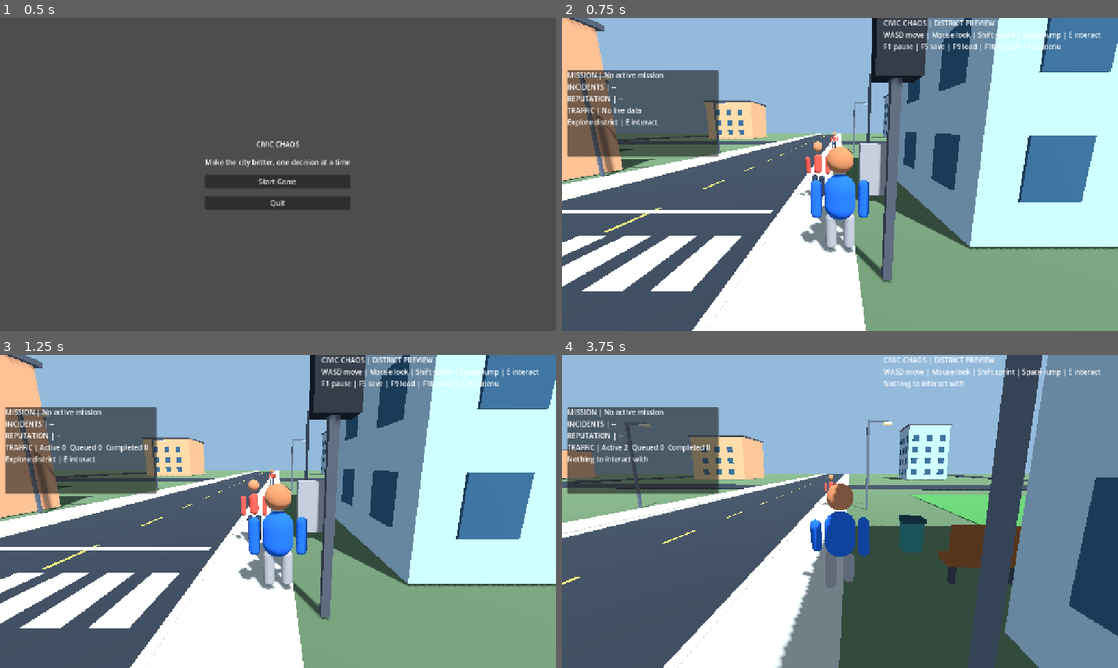
Above: before the commit, frames 1-4 (two rows, left to right).
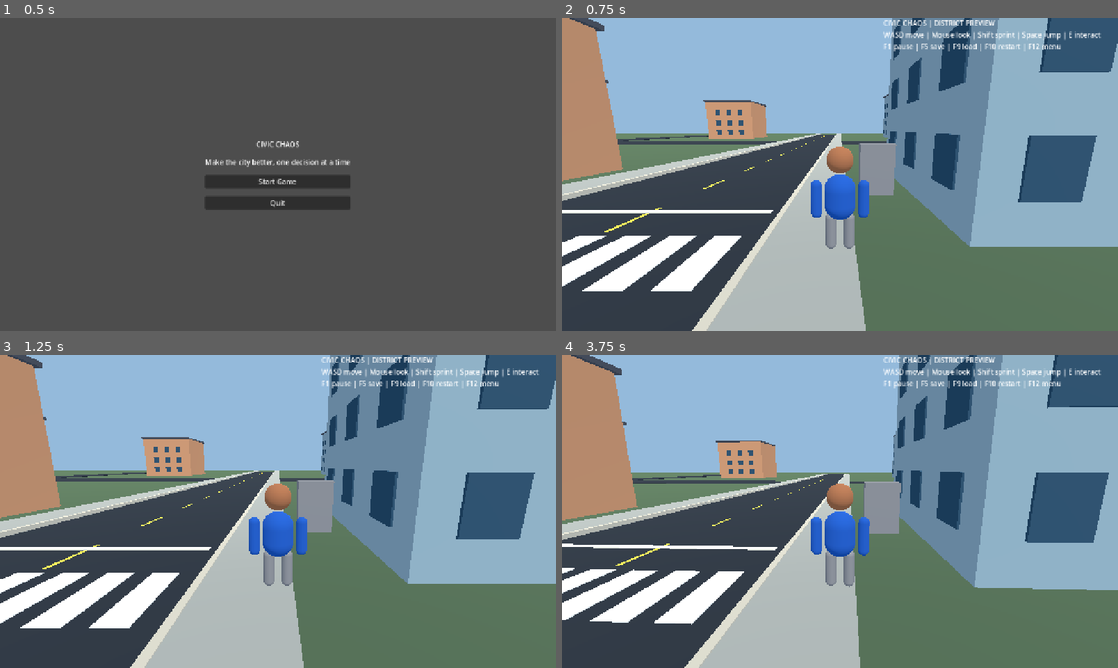
Above: after the commit, the same moments.

Repository: gauravprajapat-23/civic-chaos
Game: Godot game, scene res://scenes/core/menu.tscn
The game is run twice, just before and just after one commit, with the same random seed, the same clock (stepped at 60 frames per second) and the same inputs.
Inputs (mouse positions are in pixels of both pictures, inside the frame that each line leads up to):
- Up to frame 1 (0.5 s): no input
- Up to frame 2 (0.75 s): click "Start Game" at 0.5 s
- Up to frame 3 (1.25 s): no input
- Up to frame 4 (3.75 s): tap Enter at 1.25 s; move the mouse to (867, 511) at 1.27 s; hold E (interact, bound only before the commit) 1.28-2.03 s; hold W (move_forward, bound only before the commit) from 1.28 s (still down); tap Space (jump, bound only before the commit) at 1.52, 2.27 s; move the mouse to (812, 511) at 2.02 s; tap Shift (sprint, bound only before the commit) at 2.1, 3.6 s; move the mouse to (851, 505) at 2.77 s; hold E (interact, bound only before the commit) 2.78-3.53 s; move the mouse to (834, 517) at 3.52 s

Frame 1 is identical in both runs. In frame 2, 73% of the frame differs, in the area x 0-100%, y 0-100%; in frame 3, 73%; in frame 4, 84%.
Error after the commit: Parse Error: Could not parse global class "CivicTrafficSpawner" from "res://scripts/traffic/traffic_spawner.gd". (res://scripts/core/main.gd:77)

Commit message:
fix(traffic): block buildings/props and actor-occupied vehicle spawns

Diff:
--- a/scripts/traffic/traffic_spawner.gd
+++ b/scripts/traffic/traffic_spawner.gd
@@ -186,6 +186,10 @@
 	}
 
 func _spawn_occupied(candidate: CivicVehicleAgent) -> bool:
+    # Validate full oriented collider volume: player, pedestrians, cars, props.
+    # Vehicle footprint helper ignores supporting road/terrain floor surfaces.
+    if candidate.footprint_blocked_at(candidate.global_transform):
+        return true
 	for other in active_vehicles:
 		if not is_instance_valid(other) or not other.active:
 			continue
--- a/scripts/traffic/vehicle_agent.gd
+++ b/scripts/traffic/vehicle_agent.gd
@@ -118,12 +118,6 @@
     var collision_shape := collision_body.get_node_or_null("CollisionShape3D") as CollisionShape3D
     if collision_shape == null or collision_shape.shape == null:
         return false
-    var space := get_world_3d().direct_space_state
-    var query := PhysicsShapeQueryParameters3D.new()
-    query.shape = collision_shape.shape
-    query.collision_mask = 2 | 4 | 8
-    query.exclude = [collision_body.get_rid()]
-    query.margin = 0.02
     var original_index := current_route_index
     var original_distance := lane_distance_m
     var remaining := travel
@@ -150,8 +144,47 @@
         var tangent: Vector3 = location["tangent"]
         var heading := atan2(-tangent.x, -tangent.z)
         var basis := Basis(Vector3.UP, heading)
-        query.transform = Transform3D(basis, location["position"] + basis * collision_shape.position)
-        if not space.intersect_shape(query, 1).is_empty():
+        if footprint_blocked_at(Transform3D(basis, location["position"])):
+            return true
+    return false
+
+## Reused by spawn validation and movement: floors support the car,
+## while pedestrians, other cars, buildings, walls and street furniture block it.
+## This is a footprint *overlap* query, not rigid-body vehicle physics.
+func footprint_blocked_at(vehicle_transform: Transform3D) -> bool:
+    if not is_inside_tree():
+        return false
+    var body: StaticBody3D = get_node_or_null("CollisionBody") as StaticBody3D
+    if body == null:
+        return false
+    var collider: CollisionShape3D = body.get_node_or_null("CollisionShape3D") as CollisionShape3D
+    if collider == null or collider.shape == null:
+        return false
+    var shape_transform: Transform3D = vehicle_transform * body.transform * collider.transform
+    var query := PhysicsShapeQueryParameters3D.new()
+    query.shape = collider.shape
+    query.transform = shape_transform
+    query.collision_mask = 1 | 2 | 4 | 8
+    query.exclude = [body.get_rid()]
+    query.margin = 0.02
+    var car_bottom: float = shape_transform.origin.y - 0.6
+    if collider.shape is BoxShape3D:
+        car_bottom = shape_transform.origin.y - (collider.shape as BoxShape3D).size.y * 0.5
+    var hits: Array[Dictionary] = get_world_3d().direct_space_state.intersect_shape(query, 32)
+    for hit in hits:
+        var obstacle: CollisionObject3D = hit.get("collider") as CollisionObject3D
+        if obstacle == null:
+            continue
+        if (obstacle.collision_layer & 1) == 0:
+            return true
+        # Broad, horizontal terrain/road support is not a traffic obstruction.
+        # A sidewalk, building or sign protruding above the tyre clearance is.
+        var world_shape: CollisionShape3D = obstacle.get_node_or_null("CollisionShape3D") as CollisionShape3D
+        if world_shape == null or not (world_shape.shape is BoxShape3D):
+            return true
+        var world_box: BoxShape3D = world_shape.shape as BoxShape3D
+        var surface_top: float = world_shape.global_position.y + world_box.size.y * 0.5
+        if surface_top > car_bottom + 0.035:
             return true
     return false
 
--- /dev/null
+++ b/tests/vehicle_spawn_occupancy_test.gd
@@ -0,0 +1,50 @@
+extends SceneTree
+## Test that occupied city entry points are rejected before the vehicle is active.
+const Builder = preload("res://scripts/world/junction_builder.gd")
+const Spawner = preload("res://scripts/traffic/traffic_spawner.gd")
+
+func _initialize() -> void:
+    call_deferred("_run")
+
+func _run() -> void:
+    var stage := Node3D.new()
+    root.add_child(stage)
+    var spawner := Spawner.new()
+    stage.add_child(spawner)
+    if not spawner.configure(Builder.make_city_graph(), 1234, true):
+        _fail("expanded-city graph rejected")
+        return
+    var blockers: Array[StaticBody3D] = []
+    for lane_id in spawner.city_entry_lanes:
+        var entry: Vector3 = spawner.road_graph.get_lane(lane_id).centerline[0]
+        var blocker := StaticBody3D.new()
+        blocker.collision_layer = 2 # Player / street-user footprint.
+        blocker.collision_mask = 0
+        blocker.global_position = entry
+        var collision := CollisionShape3D.new()
+        var capsule := CapsuleShape3D.new()
+        capsule.radius = 0.4
+        capsule.height = 1.8
+        collision.shape = capsule
+        collision.position.y = 0.9
+        blocker.add_child(collision)
+        stage.add_child(blocker)
+        blockers.append(blocker)
+    await physics_frame
+    if spawner.try_spawn() or not spawner.active_vehicles.is_empty():
+        _fail("car spawned into an occupied city entrance")
+        return
+    for blocker in blockers:
+        blocker.queue_free()
+    await physics_frame
+    await physics_frame
+    if not spawner.try_spawn():
+        _fail("car did not spawn after actors vacated entry points")
+        return
+    stage.queue_free()
+    print("CIVIC_CHAOS_VEHICLE_SPAWN_OCCUPANCY_PASS")
+    quit(0)
+
+func _fail(message: String) -> void:
+    push_error(message)
+    quit(1)
--- /dev/null
+++ b/tests/vehicle_world_obstacle_test.gd
@@ -0,0 +1,68 @@
+extends SceneTree
+## A car must pass over the road floor but stop at a solid world obstruction.
+const VehicleScene = preload("res://scenes/traffic/vehicle_agent.tscn")
+const Lane = preload("res://scripts/traffic/lane_data.gd")
+const Graph = preload("res://scripts/traffic/road_graph.gd")
+const Profile = preload("res://scripts/traffic/vehicle_profile.gd")
+
+func _initialize() -> void:
+    call_deferred("_run")
+
+func _run() -> void:
+    var stage := Node3D.new()
+    root.add_child(stage)
+    var floor := _box("RoadFloor", Vector3(15, -0.25, 0), Vector3(40, 0.5, 10), 1)
+    stage.add_child(floor)
+    var building := _box("Building", Vector3(9, 1.0, 0), Vector3(2, 2, 3), 1)
+    stage.add_child(building)
+    var graph := Graph.new()
+    var lane := Lane.new()
+    lane.lane_id = 1
+    lane.centerline = PackedVector3Array([Vector3.ZERO, Vector3(30, 0, 0)])
+    graph.add_lane(lane)
+    var car := VehicleScene.instantiate() as CivicVehicleAgent
+    stage.add_child(car)
+    if not car.configure(graph, PackedInt32Array([1]), Profile.new()):
+        _fail("vehicle configuration failed")
+        return
+    await physics_frame
+    for frame in range(120):
+        car.advance_fixed(0.05)
+        await physics_frame
+    if car.global_position.x < 2.0:
+        _fail("floor was incorrectly treated as car obstacle")
+        return
+    if car.global_position.x > 7.2:
+        _fail("car passed through building collision")
+        return
+    building.global_position = Vector3(9, 1.0, 9.0)
+    await physics_frame
+    for frame in range(120):
+        car.advance_fixed(0.05)
+        await physics_frame
+        if car.global_position.x > 11.0:
+            break
+    if car.global_position.x <= 11.0:
+        _fail("car did not resume after world obstacle cleared")
+        return
+    stage.queue_free()
+    print("CIVIC_CHAOS_VEHICLE_WORLD_OBSTACLE_PASS")
+    quit(0)
+
+func _box(title: String, at: Vector3, dims: Vector3, layer: int) -> StaticBody3D:
+    var body := StaticBody3D.new()
+    body.name = title
+    body.position = at
+    body.collision_layer = layer
+    body.collision_mask = 0
+    var collision := CollisionShape3D.new()
+    collision.name = "CollisionShape3D"
+    var shape := BoxShape3D.new()
+    shape.size = dims
+    collision.shape = shape
+    body.add_child(collision)
+    return body
+
+func _fail(message: String) -> void:
+    push_error(message)
+    quit(1)
